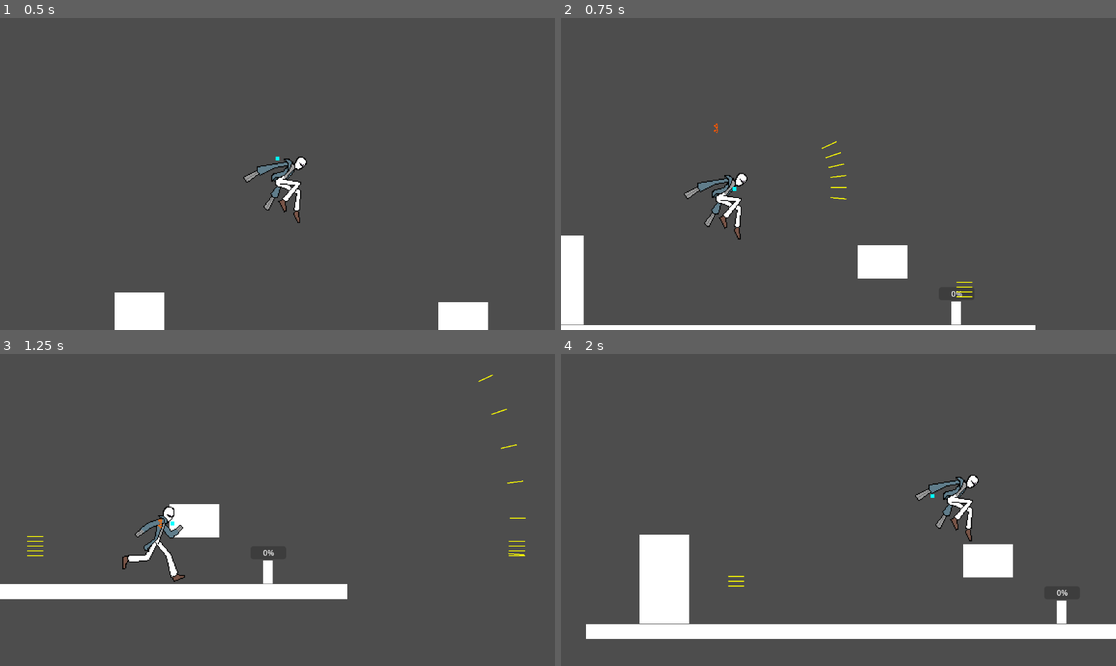
Above: before the commit, frames 1-4 (two rows, left to right).
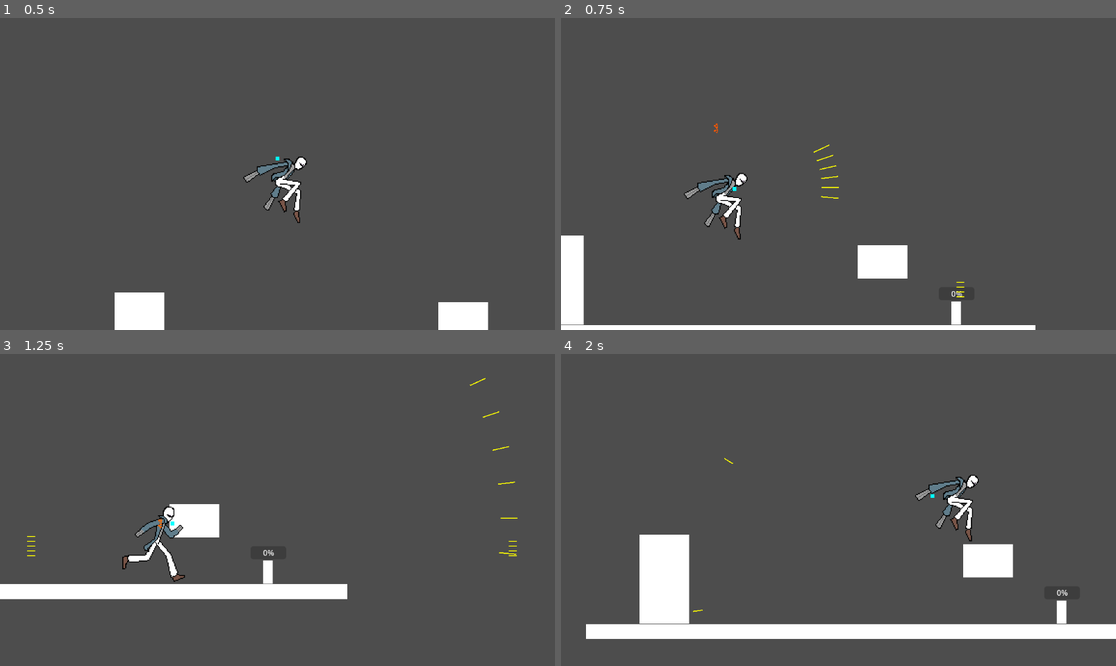
Above: after the commit, the same moments.

Repository: cruel-unusual-media/shotgun-hands
Game: Godot game, scene res://Levels/Playground/playground_player_test.tscn
The game is run twice, just before and just after one commit, with the same random seed, the same clock (stepped at 60 frames per second) and the same inputs. This scene is started directly instead of the project's main scene.
Inputs (mouse positions are in pixels of both pictures, inside the frame that each line leads up to):
- Up to frame 1 (0.5 s): no input
- Up to frame 2 (0.75 s): move the mouse to (960, 158) at 0.52 s; press the mouse at (960, 158) at 0.53 s; hold D (move_right) from 0.53 s (still down)
- Up to frame 3 (1.25 s): keep holding D (move_right); tap W (move_jump) at 0.77 s
- Up to frame 4 (2 s): keep holding D (move_right); move the mouse to (727, 525) at 1.27 s; release the mouse at (727, 525) at 1.28 s; tap F (fire_melee) at 1.35 s; tap W (move_jump) at 1.52 s

Frame 1 is identical in both runs. In frame 2, 0.1% of the frame differs, in the area x 45-75%, y 39-90%; in frame 3, 0.1%, in the area x 6-95%, y 6-65%; in frame 4, less than 0.1%.

Commit message:
Tweaked parrying
 - Fixed a bug where a bullet could be parried multiple times
 - Parrying increases speed and damage of a bullet
 - Parrying is not precise, bullets will go in a random direction
 - Player can parry their own bullets, but loses precision when doing so

Diff:
--- a/Actors/Player/player.gd
+++ b/Actors/Player/player.gd
@@ -38,7 +38,7 @@
 func slow_frame(time_scale : float, duration : float) -> void:
 	Engine.time_scale = time_scale
 	var tmr = get_tree().create_timer(duration*time_scale)
-	print("The frame do be freezin'")
+	#print("The frame do be freezin'")
 	await(tmr.timeout)
-	print("The frame don't be freezin'")
+	#print("The frame don't be freezin'")
 	Engine.time_scale = 1.0
--- a/Ammos/projectiles/bullet.tscn
+++ b/Ammos/projectiles/bullet.tscn
@@ -11,7 +11,7 @@
 [node name="Polygon2D" type="Polygon2D" parent="."]
 scale = Vector2(2, 1)
 color = Color(1, 1, 0, 1)
-polygon = PackedVector2Array(0, -1, 1, -1, 1, 1, 0, 1)
+polygon = PackedVector2Array(-9.5, -1, 0, -1, 0, 1, -9.5, 1)
 
 [node name="RayCast2D" type="RayCast2D" parent="."]
 target_position = Vector2(28, 0)
--- a/Ammos/projectiles/bullet_basic.gd
+++ b/Ammos/projectiles/bullet_basic.gd
@@ -4,6 +4,8 @@
 var damage_amount : int
 @export
 var velocity : Vector2
+@export
+var parryable = true
 
 @export_flags_2d_physics
 var collision_mask : int
@@ -20,8 +22,8 @@
 func _process(delta: float) -> void:
 	bullet_ray.target_position = velocity*delta
 	bullet_vis.rotation = velocity.angle()
-	bullet_vis.polygon[1].x = velocity.length()*delta
-	bullet_vis.polygon[2].x = velocity.length()*delta
+	bullet_vis.polygon[1].x = velocity.length()*delta/2
+	bullet_vis.polygon[2].x = velocity.length()*delta/2
 
 	bullet_ray.force_raycast_update()
 	if bullet_ray.is_colliding():
@@ -29,11 +31,16 @@
 		if col is DamagableComponent:
 			col.get_hit(damage_amount)
 		elif col is AttackArea:
-			if col.can_parry:
+			if col.can_parry and parryable:
 				col.on_parry()
-				collision_mask = col.collision_mask
+				collision_mask = col.collision_mask - 0b0001000000000000
 				bullet_ray.collision_mask = collision_mask
-				velocity = -velocity
+				velocity = Vector2.from_angle(col.rotation+randf_range(-PI/3, PI/3))*velocity.length()*1.25
+				damage_amount *= 2
+				parryable = false
+				#print(name + " Was parried")
+				return
+			elif col.can_parry:
 				return
 		queue_free()
 
--- a/Levels/Playground/playground_player_test.tscn
+++ b/Levels/Playground/playground_player_test.tscn
@@ -86,7 +86,7 @@
 shape = SubResource("RectangleShape2D_486bd")
 
 [node name="HealthComponent" parent="CharacterBody2D" node_paths=PackedStringArray("health_bar") instance=ExtResource("3_l25i5")]
-health_max = 10000
+health_max = 1000
 health_bar = NodePath("../ProgressBar")
 
 [node name="ProgressBar" type="ProgressBar" parent="CharacterBody2D"]
